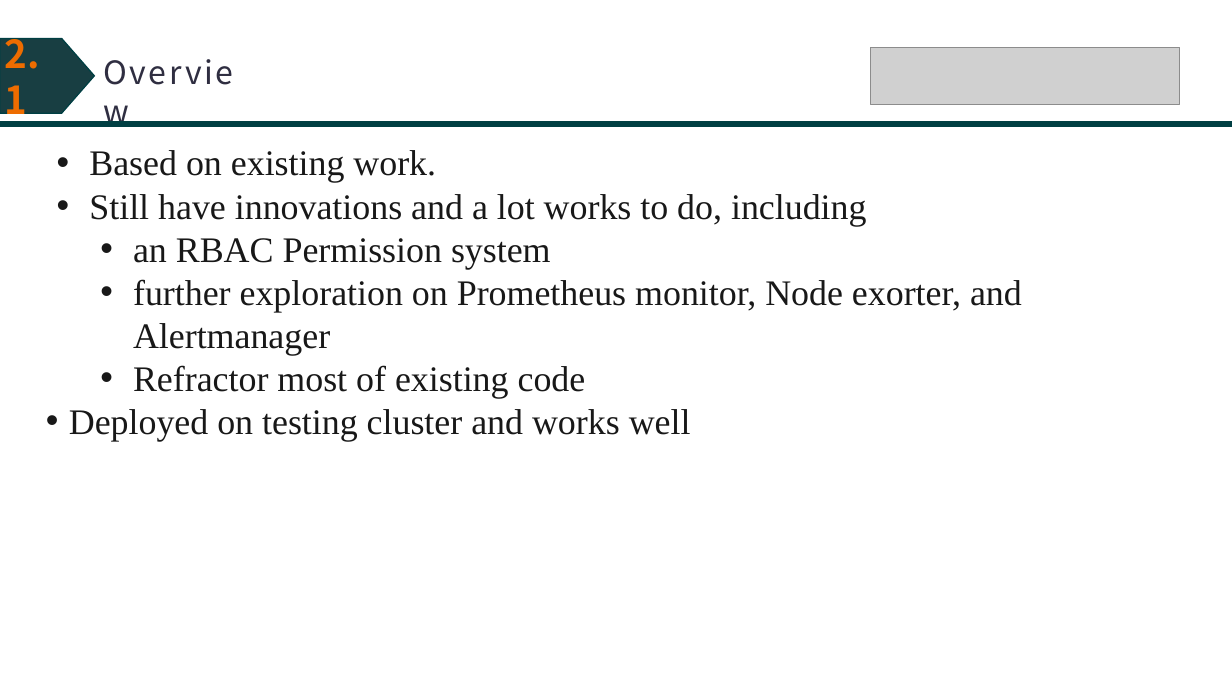
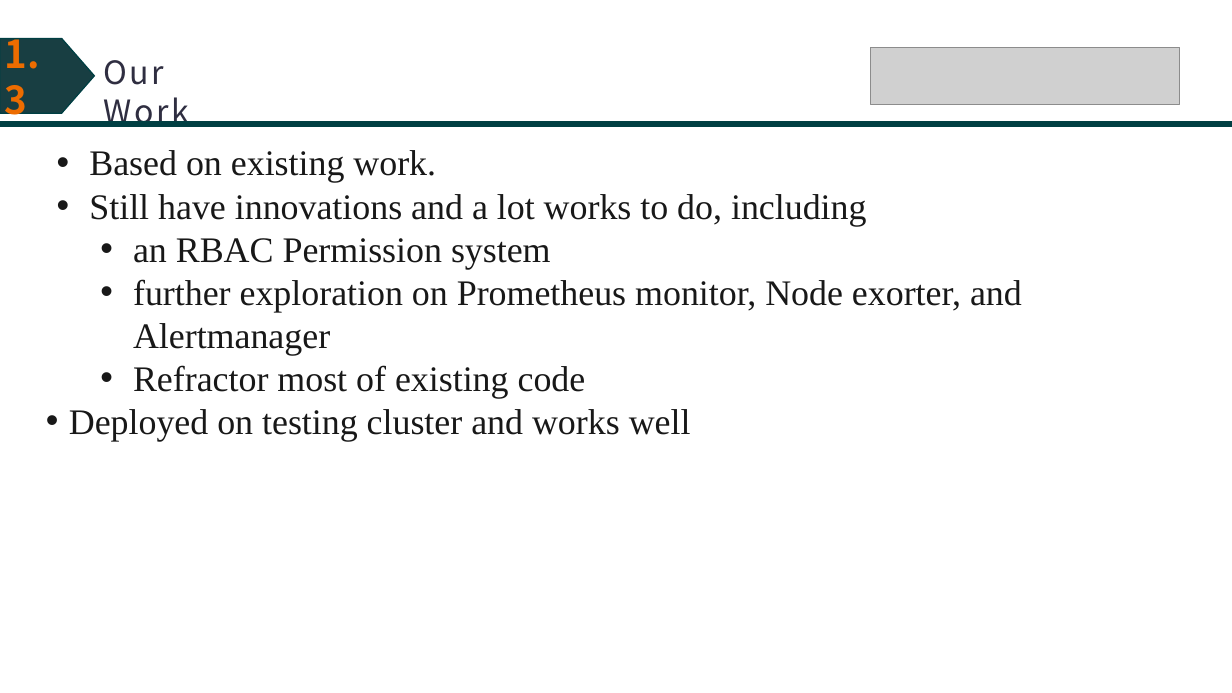
Before and after one commit to similar2/HPCAlertSystem, a slide deck: slide 5 of docs/HPC Monitor System Development.pptx (slide 8 before the commit). Drawn at 1232x693 pixels with LibreOffice and Linux fonts; fonts in the diff are those of the drawing; grey boxes stand for pictures. Boxes give left, top, right and bottom in pixels: in the first picture for what was removed or moved away, otherwise in the second. Text is boxed around its words. In the diff, an @@ line names an element or a change of style, - is before the commit and + after.

```diff
--- a/docs/HPC Monitor System Development.pptx
+++ b/docs/HPC Monitor System Development.pptx
@@ text in right arrow at [4, 28, 39, 121]: text changed @@
-2.1
+1.3
@@ text at [103, 60, 189, 127]: text changed @@
-Overview
+Our Work
```
Also in this commit, not shown: 14 other slides changed, 2 slides added, 19 slides removed.
